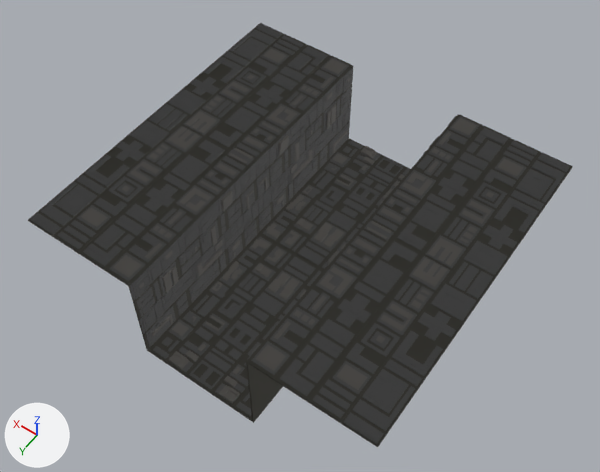
An edit to the Blender file game_first/Assets/модельки/бленд модели/туннель.blend, drawn before and after from the same camera.
Both versions are drawn from a 50 mm camera at (-70.0, 100.8, 167.4) aimed at (0.6, 2.1, 12.2). The lights are fixed; the arrows at lower left show +X, +Y and +Z. The older version comes first.

The scene before the commit, as lines of its bpy script (objects in view):
```python
me_куб_001 = bpy.data.meshes.new('Куб.001')
me_куб_001.from_pydata(...)  # 18724 vertices, 16957 faces; spans x 0.0..6.0, y 0.0..2.0, z -169.0..1.0
me_куб_001.materials.append(mat_material)  # grey #949389
me_куб_002 = bpy.data.meshes.new('Куб.002')
me_куб_002.from_pydata(...)  # 13950 vertices, 11508 faces; spans x 0.0..6.0, y 0.0..2.0, z -171.0..-2.0
me_куб_002.materials.append(mat_material_002)
me_куб_003 = bpy.data.meshes.new('Куб.003')
me_куб_003.from_pydata(...)  # 2576 vertices, 2003 faces; spans x 0.0..5.0, y 0.0..2.0, z -171.0..-3.0
me_куб_003.materials.append(mat_material_001)
ob_tunnel = bpy.data.objects.new('tunnel', me_куб_001)
ob_tunnel.location = (0.0, 0.0, 0.0)
ob_tunnel.scale = (7.78, 21.0, -0.156)
_m = ob_tunnel.modifiers.new('Зеркало', 'MIRROR')
_m = ob_tunnel.modifiers.new('Зеркало.001', 'MIRROR')
_m.use_axis = (True, True, False)
ob_tunnel_001 = bpy.data.objects.new('tunnel.001', me_куб_002)
ob_tunnel_001.location = (0.0, 0.0, 0.0)
ob_tunnel_001.scale = (7.78, 21.0, -0.156)
_m = ob_tunnel_001.modifiers.new('Зеркало', 'MIRROR')
_m = ob_tunnel_001.modifiers.new('Зеркало.001', 'MIRROR')
_m.use_axis = (True, True, False)
ob_tunnel_002 = bpy.data.objects.new('tunnel.002', me_куб_003)
ob_tunnel_002.location = (0.0, 0.0, 0.0)
ob_tunnel_002.scale = (7.78, 21.0, -0.156)
_m = ob_tunnel_002.modifiers.new('Зеркало', 'MIRROR')
_m = ob_tunnel_002.modifiers.new('Зеркало.001', 'MIRROR')
_m.use_axis = (True, True, False)
```
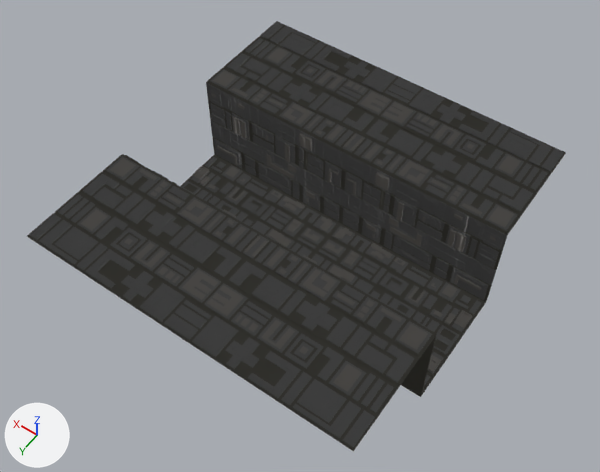
What differs and where, as boxes (x1, y1, x2, y2) in the pictures (600 x 472 px; the box of a moved part takes in the faces that stretch with it):
'tunnel', reshaped, rescaled: before (28, 23, 573, 447); after (27, 21, 566, 451)
'tunnel.001', deleted: before (30, 24, 570, 443)
'tunnel.002', deleted: before (81, 49, 524, 403)
part 1 of me_куб_001, moved or reshaped: before (28, 23, 573, 447); after (27, 21, 566, 451)
part 2 of me_куб_001, moved or reshaped: before (229, 188, 375, 345); after (221, 205, 409, 314)
part 3 of me_куб_001, moved or reshaped: before (193, 160, 400, 386); after (184, 184, 456, 351)
part 4 of me_куб_001, moved or reshaped: before (224, 190, 334, 309); after (252, 200, 402, 285)
part 5 of me_куб_001, added: after (29, 22, 564, 447)

What changed in the scene script:
```text
Change me_куб_001:
    used by ob_tunnel; location = (0.0, 0.0, 0.0); scale = (7.78, 21.0, -0.156)
    remove me_куб_001.from_pydata(...)  # 18724 vertices, 16957 faces; spans x 0.0..6.0, y 0.0..2.0, z -169.0..1.0
    add me_куб_001.from_pydata(...)  # 35530 vertices, 30748 faces; spans x -42.0..0.0, y 0.0..45.0, z 0.0..27.0
    me_куб_001 part 1: the loose piece of 18566 vertices spanning x 0.0..6.0, y 0.0..2.0, z -169.0..1.0 is multiplied about the mesh origin by the matrix ((0.0, -20.968, 0.0), (7.776, 0.0, 0.0), (0.0, 0.0, -0.156))
    me_куб_001 part 2: the loose piece of 30 vertices spanning x 0.0, y 1.0, z -2.0 is turned 90 degrees about the z axis through its middle and scaled by 11, then moved by (-27.0, 0.0, 3.0)
    me_куб_001 part 3: the loose piece of 42 vertices spanning x 0.0, y 2.0, z -2.0 is turned 90 degrees about the z axis through its middle and scaled by 11.2, then moved by (-39.0, 0.0, 2.0)
    me_куб_001 part 4: the loose piece of 34 vertices spanning x 1.0, y 1.0, z -2.0 is turned 103 degrees about the z axis through its middle and scaled by 10.7, then moved by (-22.0, 5.0, 2.0)
    me_куб_001 part 5: 16858 vertices added at x -42.0..0.0, y 0.0..45.0, z 0.0..27.0
    other edits to the shape of me_куб_001 do not show in these pictures
    add me_куб_001.materials.append(mat_material_002)
    add me_куб_001.materials.append(mat_material_001)
Change ob_tunnel:
    ob_tunnel.scale: (7.78, 21.0, -0.156) -> (1.0, 1.0, 1.0)
Remove ob_tunnel_001:
    ob_tunnel_001 = bpy.data.objects.new('tunnel.001', me_куб_002)
    ob_tunnel_001.location = (0.0, 0.0, 0.0)
    ob_tunnel_001.scale = (7.78, 21.0, -0.156)
    _m = ob_tunnel_001.modifiers.new('Зеркало', 'MIRROR')
    _m = ob_tunnel_001.modifiers.new('Зеркало.001', 'MIRROR')
    _m.use_axis = (True, True, False)
Remove ob_tunnel_002:
    ob_tunnel_002 = bpy.data.objects.new('tunnel.002', me_куб_003)
    ob_tunnel_002.location = (0.0, 0.0, 0.0)
    ob_tunnel_002.scale = (7.78, 21.0, -0.156)
    _m = ob_tunnel_002.modifiers.new('Зеркало', 'MIRROR')
    _m = ob_tunnel_002.modifiers.new('Зеркало.001', 'MIRROR')
    _m.use_axis = (True, True, False)
```
